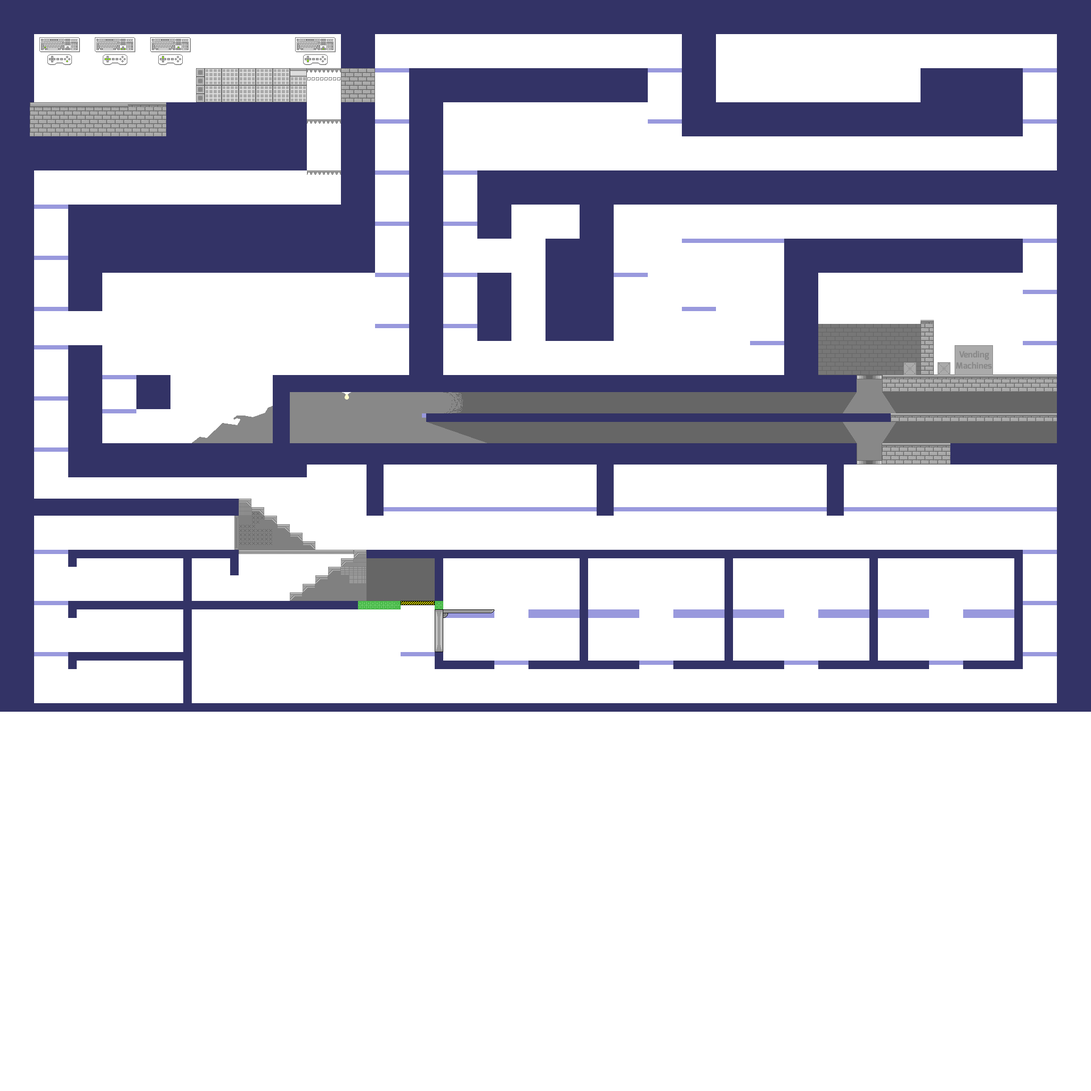
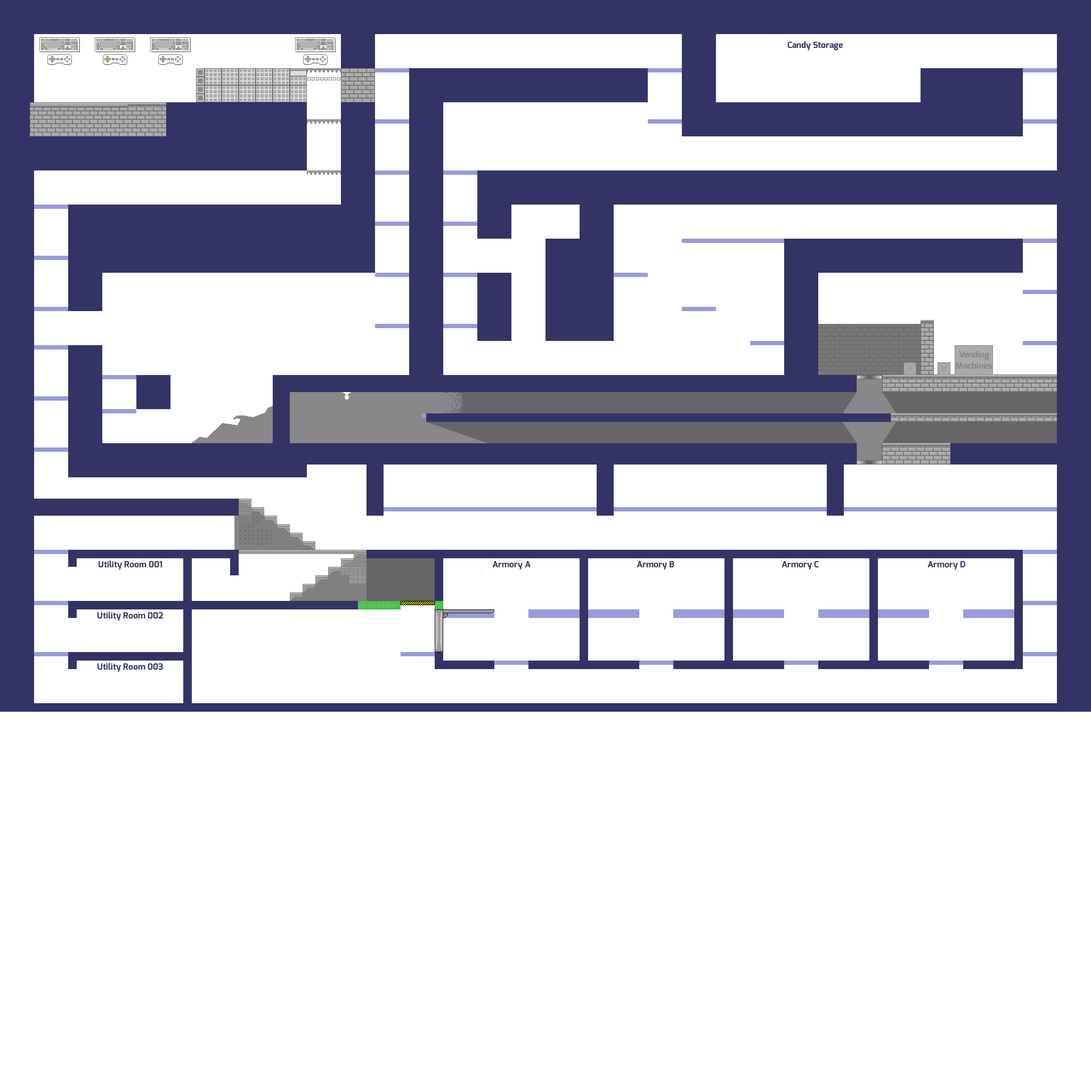
Two versions of the same layered image (1091px x 1091px). Layer-by-layer changes:
added layer "Utility Room 001" above "Utility Room 002" over [98, 560, 163, 571]
added layer "Utility Room 002" above "Utility Room 003" over [96, 611, 164, 622]
added layer "Utility Room 003" above "Candy Storage" over [96, 663, 164, 673]
added layer "Candy Storage" above "Armory D" over [787, 41, 844, 51]
added layer "Armory D" above "Armory C" over [927, 561, 966, 571]
added layer "Armory C" above "Armory B" over [781, 561, 820, 571]
added layer "Armory B" above "Armory A" over [636, 561, 675, 571]
added layer "Armory A" above "Pasted Layer #2" over [492, 561, 531, 571]
